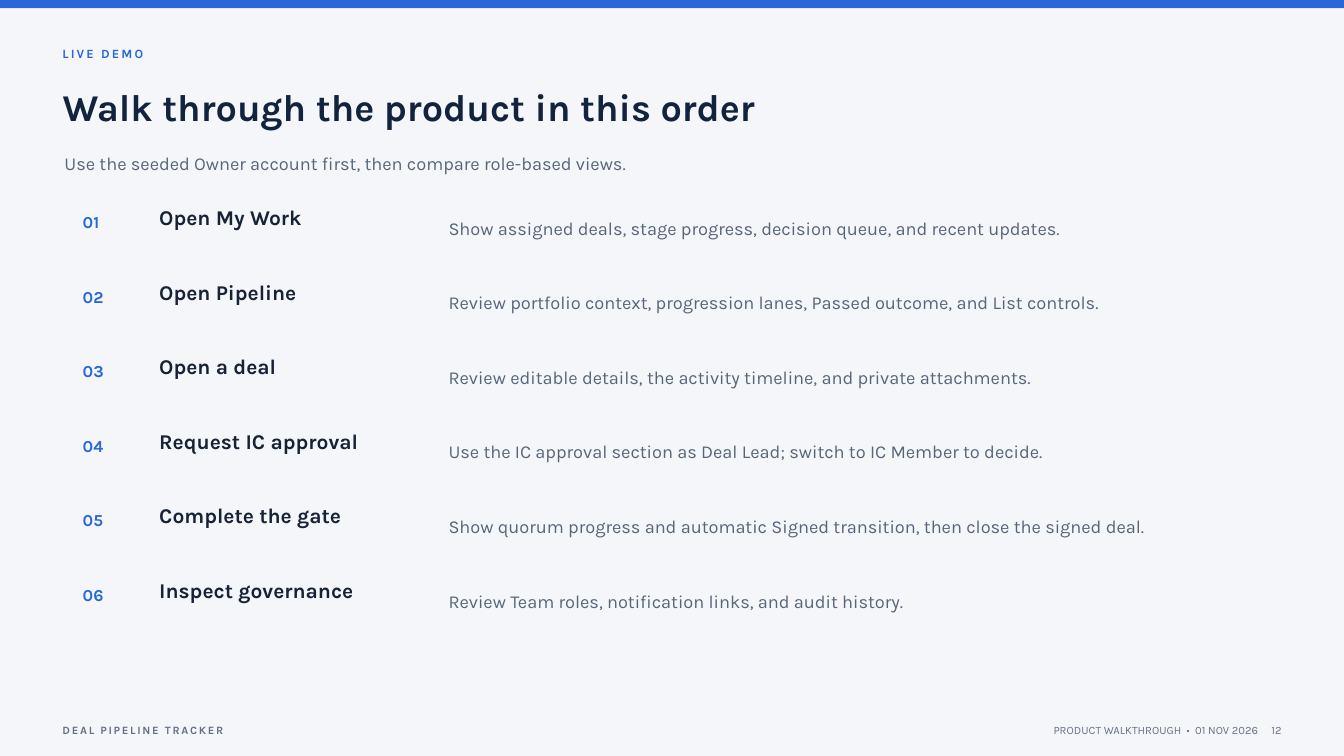
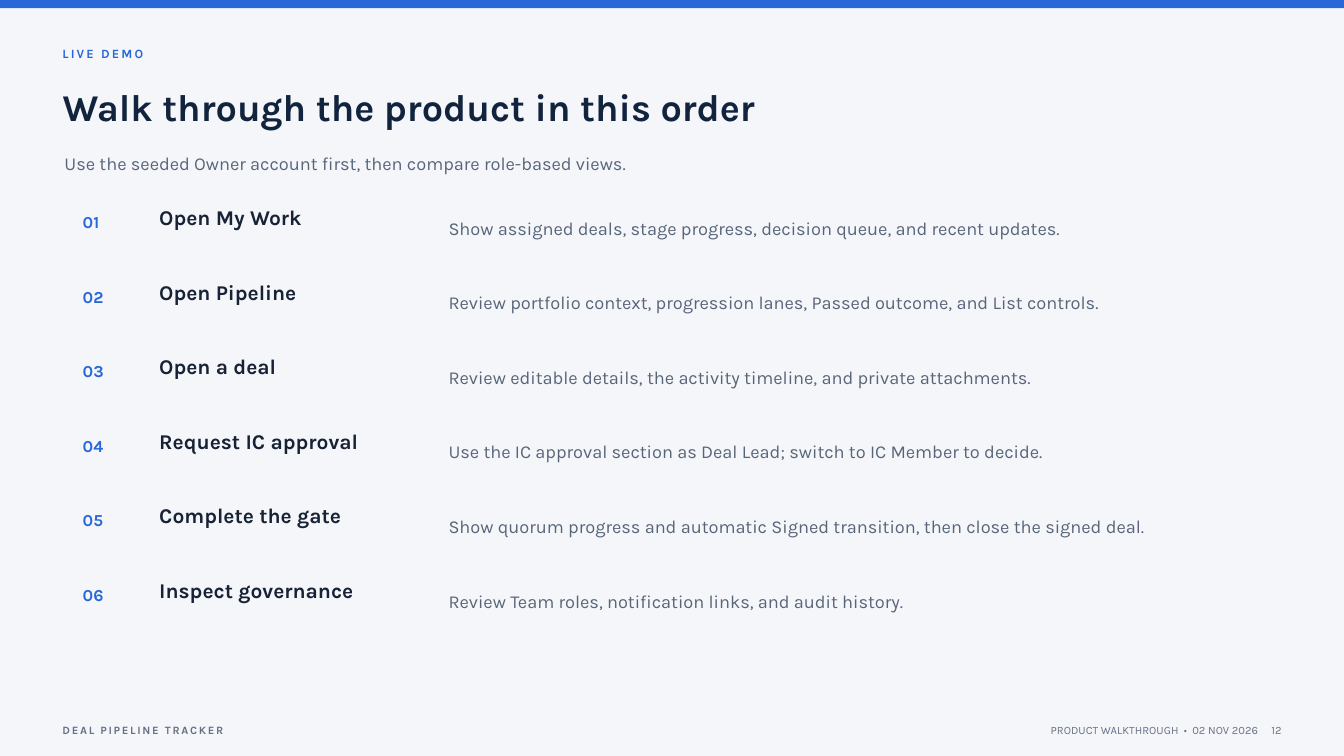
Before and after one commit to blaquetribe/deal-pipeline-tracker, a slide deck: slide 12 of docs/presentation/deal-pipeline-tracker-walkthrough.pptx. Drawn at 1344x756 pixels with LibreOffice and Linux fonts; fonts in the diff are those of the drawing. Boxes give left, top, right and bottom in pixels: in the first picture for what was removed or moved away, otherwise in the second. Text is boxed around its words. In the diff, an @@ line names an element or a change of style, - is before the commit and + after.

```diff
--- a/docs/presentation/deal-pipeline-tracker-walkthrough.pptx
+++ b/docs/presentation/deal-pipeline-tracker-walkthrough.pptx
@@ text at bbox=[1051, 727, 1281, 734]: text changed @@
-PRODUCT WALKTHROUGH • 01 NOV 2026 12
+PRODUCT WALKTHROUGH • 02 NOV 2026 12
```
Also in this commit, not shown: 12 other slides changed, 33 other files.
